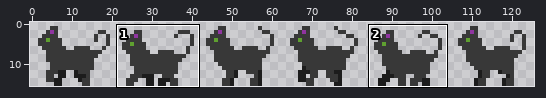
One commit to this sprite sheet: Assets/Sprites/Cat/CatWalking.png. The first picture is a wide view before the edit; the outline marks the close-up.
Close-up. Before the commit:
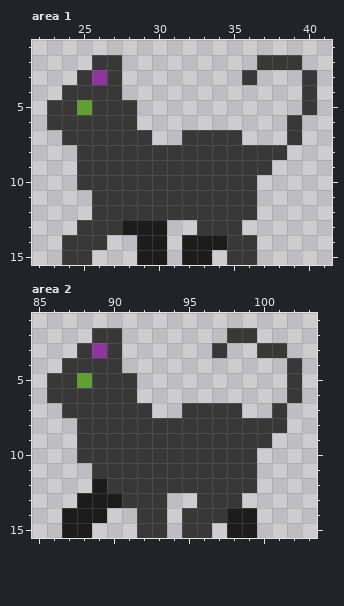
The file is 126x16 pixels. Shown: area 1: x 22..41, y 1..15; area 2: x 85..103, y 1..15. The commit also changed other parts of the picture, which this record leaves out.
New version:
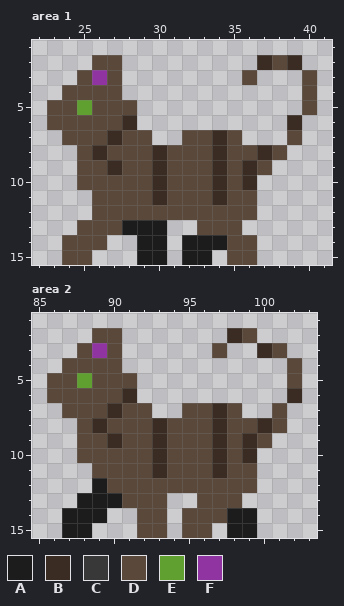
Palette (. is transparent): A #1c1c1c  B #3a2c23  C #383838  D #5a483a  E #5fa030  F #8f34a0
Difference:
Changed rows in their new state; - is an unchanged pixel.
Area 1:
first column x 23:
 2 ---DD---------BDB-
 3 --D-D--------D---D
 4 -DDDD------------D
 5 DD-DDD-----------D
 6 DDDDDB----------B-
 7 -DDDBDD--DDBD---D-
 8 --DBDDDBDDDBDDBD--
 9 --DDBDDBDDDBDBD---
10 --DDDDDBDDDBDB----
11 ---DDDDBDDDBDD----
12 ---DDDDDDDDDDD----
13 --DDD-----DDD-----
14 -DDD--------DD----
15 -DD---------DD----
Area 2:
first column x 86:
 2 ---DD-------BD---
 3 --D-D------D--BD-
 4 -DDDD-----------D
 5 DD-DDD----------D
 6 DDDDDB----------B
 7 -DDDBDD--DDBD--D-
 8 --DBDDDBDDDBDDBD-
 9 --DDBDDBDDDBDBD--
10 --DDDDDBDDDBDB---
11 ---DDDDBDDDBDD---
12 ----DDDDDDDDDD---
13 -----DDD--DDD----
14 ------DD-DDD-----
15 ------DD-DD------
Changed places in both close-ups, as pixel boxes (x1, y1, x2, y2):
changed: (47, 55, 317, 265)
changed: (47, 328, 302, 538)
